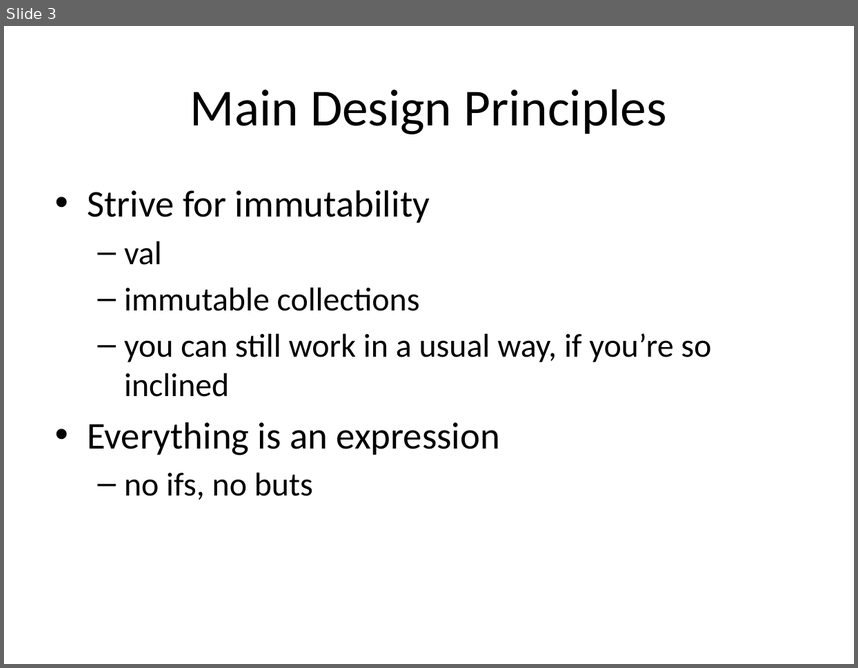
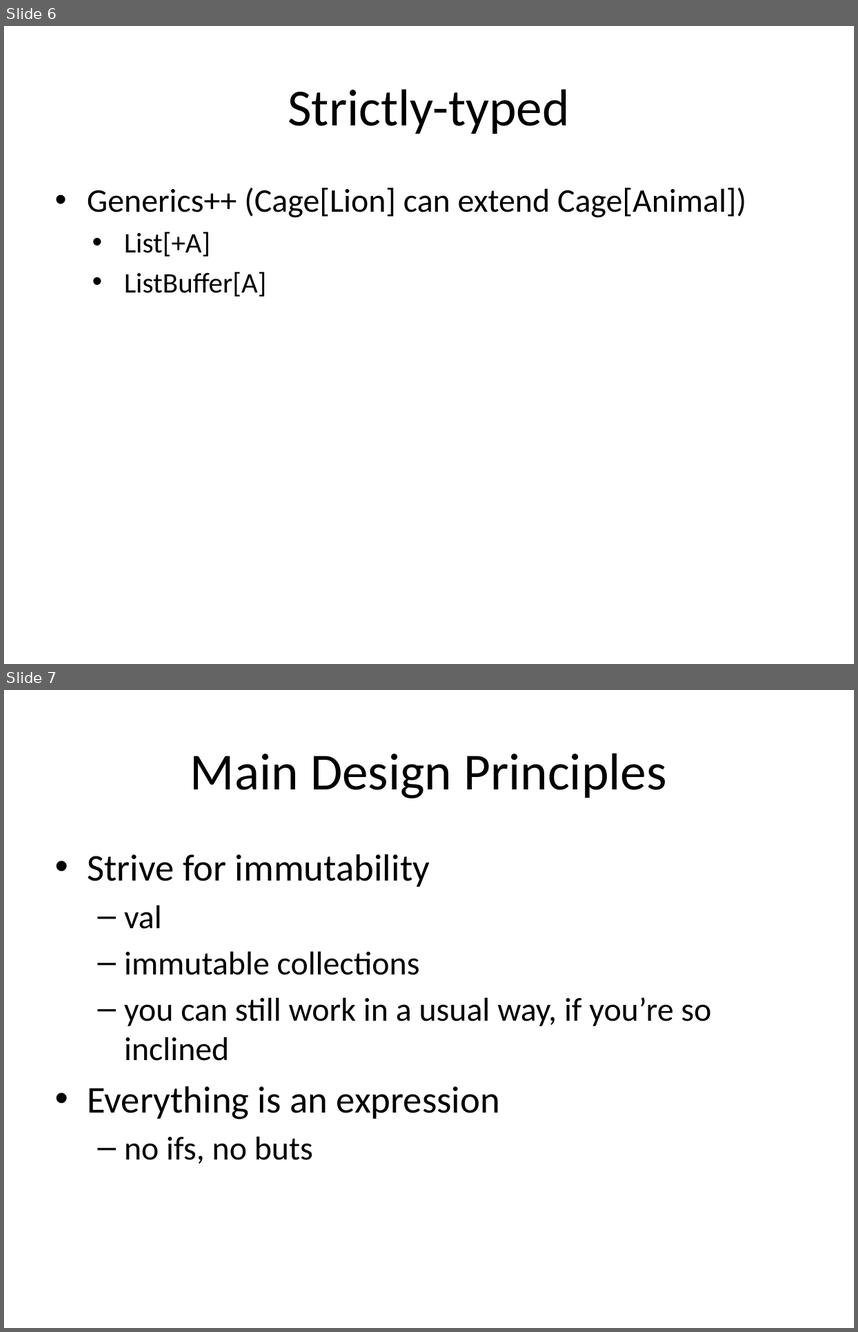
Before and after one commit to Igerly/scalaBasics, a slide deck: Scala.pptx. Shown one above the other, each under a label of ours: slide 3 before the commit, slides 6 and 7 after it. The pictures are 858x668 and 858x1332 pixels, drawn with LibreOffice and Linux fonts; fonts in the diff are those of the drawing. Boxes give left, top, right and bottom in pixels: in the first picture for what was removed or moved away, otherwise in the second. Text is boxed around its words. In the diff, an @@ line names an element or a change of style, - is before the commit and + after.

```diff
--- a/Scala.pptx
+++ b/Scala.pptx
@@ slide 6 added at bbox=[4, 26, 854, 664], background #FFFFFF @@
@@ title added at bbox=[288, 89, 569, 134], 44 pt, text #000000 @@
+Strictly-typed
@@ text added at bbox=[87, 187, 746, 296], 28 pt, text #000000 @@
+  • Generics++ (Cage[Lion] can extend Cage[Animal])
+    • List[+A]
+    • ListBuffer[A]
@@ what was slide 3 is now slide 7 @@
```
Also in this commit, not shown: 3 slides changed, 5 other slides added, 1 slide removed, 13 other files.
